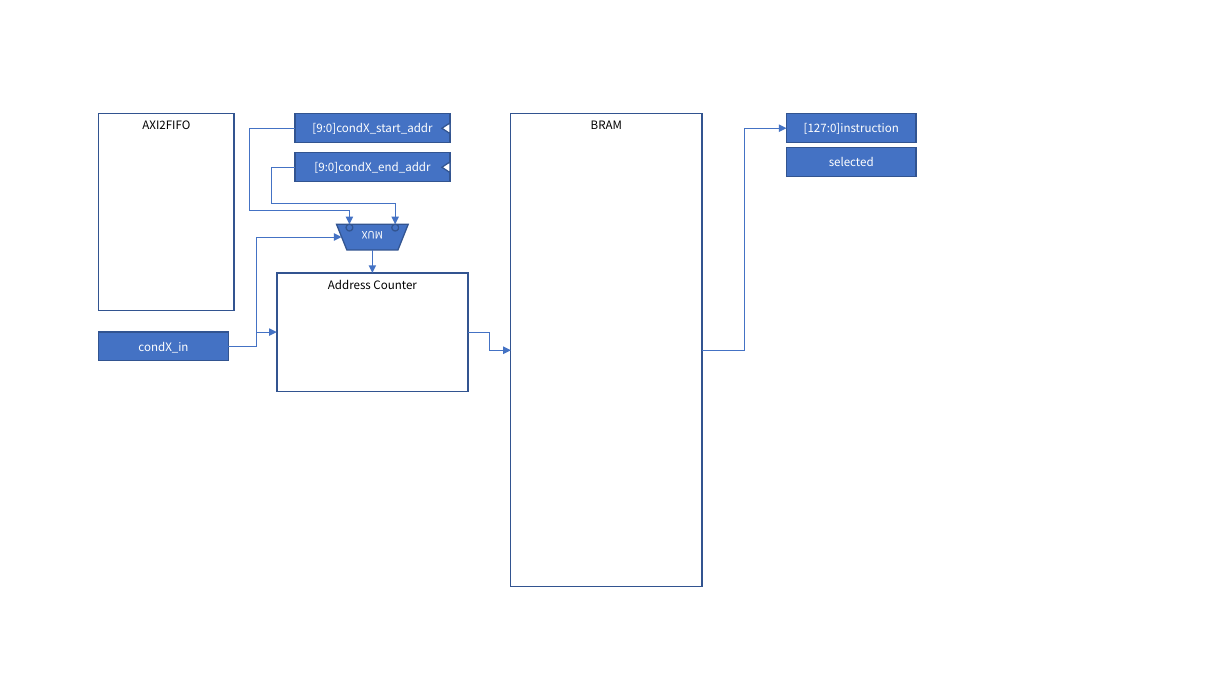
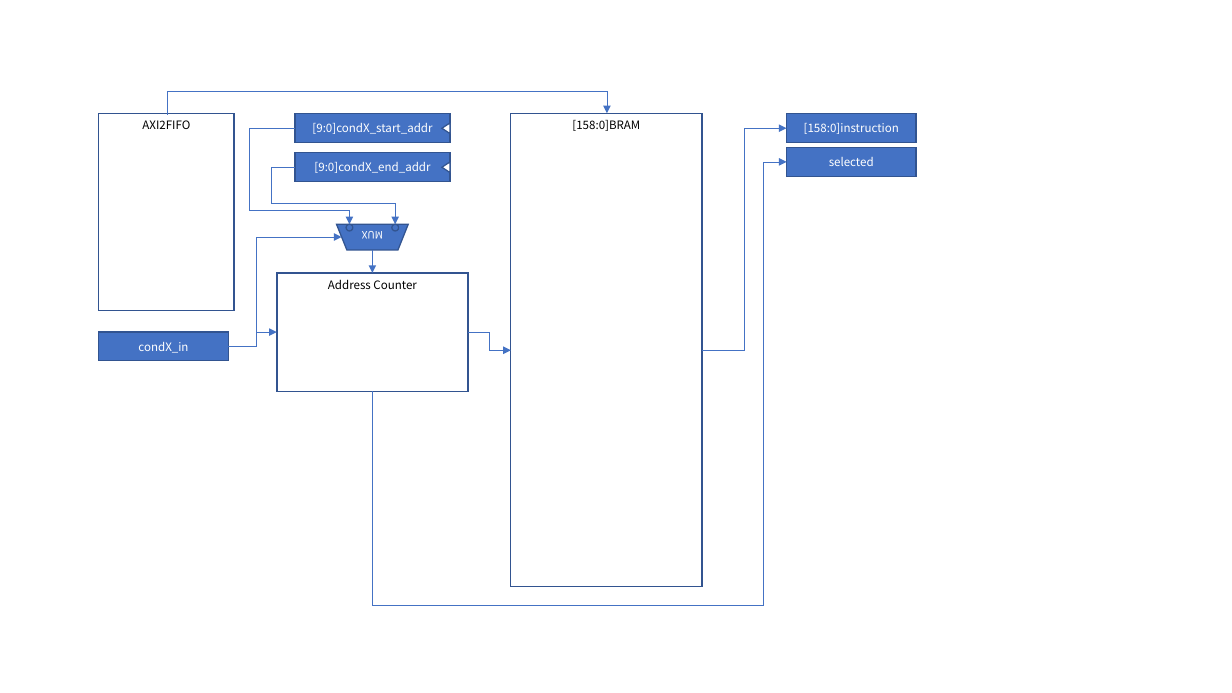
Before and after one commit to snu-quiqcl/RFSoC, a slide deck: slide 7 of Documents/RFSoC_Design_V1_1.pptx (slide 5 before the commit). Drawn at 1232x693 pixels with LibreOffice and Linux fonts; fonts in the diff are those of the drawing. Boxes give left, top, right and bottom in pixels: in the first picture for what was removed or moved away, otherwise in the second. Text is boxed around its words. In the diff, an @@ line names an element or a change of style, - is before the commit and + after.

```diff
--- a/Documents/RFSoC_Design_V1_1.pptx
+++ b/Documents/RFSoC_Design_V1_1.pptx
@@ elbow arrow added from (167, 115) to (607, 114), #4472C4 0.5 pt @@
@@ text in rectangle at bbox=[572, 120, 640, 131]: text changed @@
-BRAM
+[158:0]BRAM
@@ text in rectangle at bbox=[804, 123, 899, 134]: text changed @@
-[127:0]instruction
+[158:0]instruction
@@ elbow arrow added from (372, 391) to (787, 162), #4472C4 0.5 pt @@
```
Also in this commit, not shown: 2 other slides changed, 2 slides added, 1 other file.
